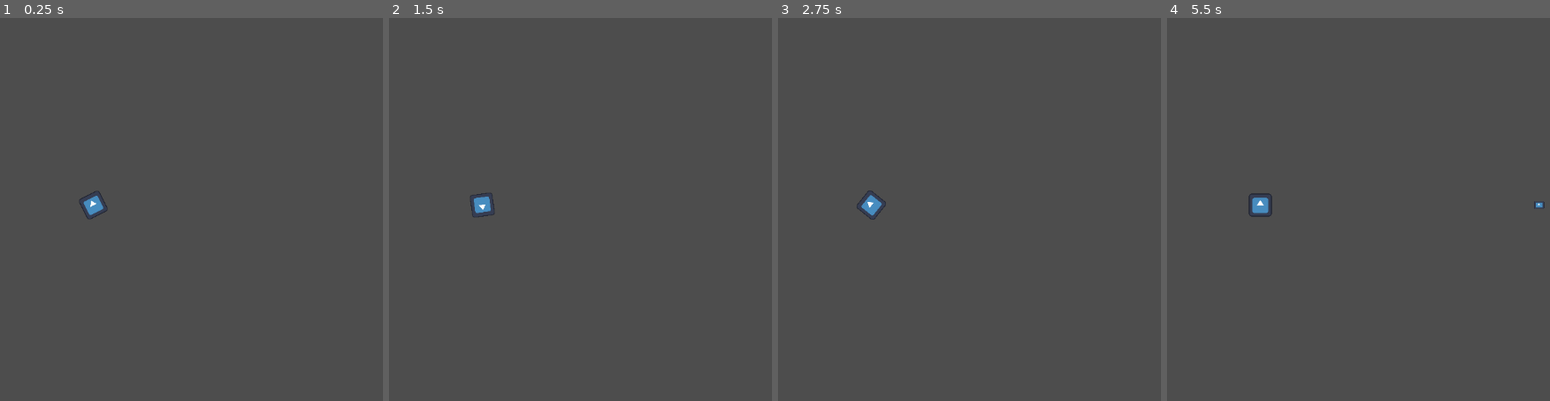
Above: before the commit, frames 1-4 (left to right).
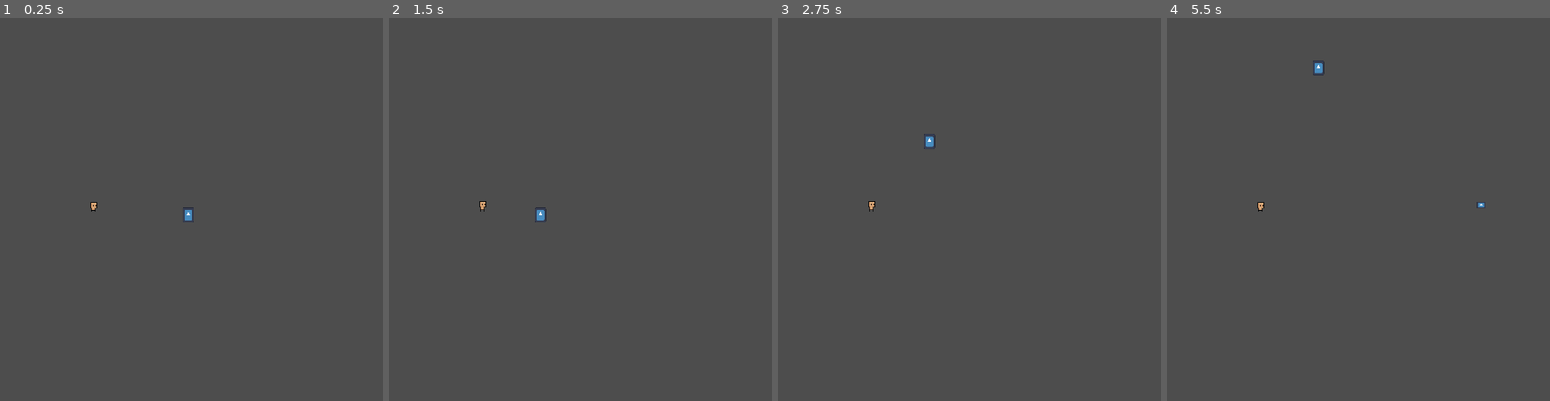
Above: after the commit, the same moments.

Repository: Uhboer/deffusion
Game: Godot game, scene res://scenes/world.tscn
Same seed, same stepped clock (60 frames per second), same inputs: the game is played once before the commit and once after it. The engine's default icon, where the game draws it, is replaced by a stand-in: a white triangle on a blue panel in a dark square.
Inputs (mouse positions are in pixels of both pictures, inside the frame that each line leads up to):
- Up to frame 1 (0.25 s): no input
- Up to frame 2 (1.5 s): tap Enter at 0.5 s; move the mouse to (637, 186) at 0.52 s; tap A (A) at 0.6 s; tap D (D) at 0.8, 1.35 s; tap Space at 1.25 s; move the mouse to (outside the picture) at 1.27 s
- Up to frame 3 (2.75 s): tap S (S) at 1.55, 2.1 s; tap Enter at 2 s; move the mouse to (942, 117) at 2.02 s; click (942, 117) at 2.3 s
- Up to frame 4 (5.5 s): tap Space at 2.75, 4.25 s; move the mouse to (1224, 286) at 2.77 s; click (1224, 286) at 2.85 s; tap A (A) at 3.05, 3.6 s; tap Enter at 3.5 s; move the mouse to (1473, 263) at 3.52 s; tap D (D) at 3.8, 4.35 s; move the mouse to (outside the picture) at 4.27 s; tap S (S) at 4.55, 5.1 s; move the mouse to (1297, 205) at 5.02 s; click (1297, 205) at 5.3 s

The runs differ from the first frame. In frame 1, 0.3% of the frame differs, in the area x 20-51%, y 45-54%; in frame 2, 0.3%; in frame 3, 0.3%; in frame 4, 0.4%, in the area x 21-99%, y 11-52%.

Commit message:
ULTRA UPDATE

Diff:
--- a/project.godot
+++ b/project.godot
@@ -14,6 +14,11 @@
 run/main_scene="res://scenes/world.tscn"
 config/features=PackedStringArray("4.3", "GL Compatibility")
 config/icon="res://icon.svg"
+
+[display]
+
+window/size/viewport_width=1920
+window/size/viewport_height=1080
 
 [input]
 
--- a/scenes/character_body_2d.gd
+++ b/scenes/character_body_2d.gd
@@ -10,24 +10,18 @@
 func _physics_process(delta):
 	get_input()
 
-
 	move_and_slide()
 
 
 func get_input():
-
 	var direction = Input.get_vector("A", "D", "W", "S")
 	if direction:
+		anim.play("Run")
 		velocity = direction * SPEED
 	else:
 		velocity = Vector2(0, 0)
-
-	if Input.is_action_just_pressed("shoot"):
-		shoot()
-
-	look_at(get_global_mouse_position())
-
-func shoot():
-	var b = bullet.instantiate()
-	add_child(b)
-	b.transform = $Node/Marker2D.global_transform
+		anim.play("Idle")
+	if Input.is_action_just_pressed("A"):
+		$AnimatedSprite2D.flip_h = true
+	if Input.is_action_just_pressed("D"):
+		$AnimatedSprite2D.flip_h = false
--- a/scenes/character_body_2d.tscn
+++ b/scenes/character_body_2d.tscn
@@ -1,20 +1,94 @@
-[gd_scene load_steps=6 format=3 uid="uid://dla1hwv3c2ir2"]
+[gd_scene load_steps=17 format=3 uid="uid://dla1hwv3c2ir2"]
 
-[ext_resource type="Texture2D" uid="uid://bqaxo6rta3ou6" path="res://icon.svg" id="1_2ew3p"]
 [ext_resource type="Script" path="res://scenes/character_body_2d.gd" id="1_5cua8"]
 [ext_resource type="PackedScene" uid="uid://ctu1nl0jsblb7" path="res://scenes/bullet.tscn" id="2_qq228"]
+[ext_resource type="Texture2D" uid="uid://d3hsc2pjodfoi" path="res://spritos/Body.png" id="3_smt4e"]
+[ext_resource type="PackedScene" uid="uid://clj7e1gji50kh" path="res://scenes/marker_2d.tscn" id="4_86gkl"]
 
 [sub_resource type="CircleShape2D" id="CircleShape2D_jx8ht"]
+radius = 7.07107
+
+[sub_resource type="AtlasTexture" id="AtlasTexture_n3h4t"]
+atlas = ExtResource("3_smt4e")
+region = Rect2(0, 0, 32, 32)
+
+[sub_resource type="AtlasTexture" id="AtlasTexture_g5qdu"]
+atlas = ExtResource("3_smt4e")
+region = Rect2(32, 0, 32, 32)
+
+[sub_resource type="AtlasTexture" id="AtlasTexture_4655q"]
+atlas = ExtResource("3_smt4e")
+region = Rect2(64, 0, 32, 32)
+
+[sub_resource type="AtlasTexture" id="AtlasTexture_l330k"]
+atlas = ExtResource("3_smt4e")
+region = Rect2(96, 0, 32, 32)
+
+[sub_resource type="AtlasTexture" id="AtlasTexture_c4eqx"]
+atlas = ExtResource("3_smt4e")
+region = Rect2(128, 0, 32, 32)
+
+[sub_resource type="AtlasTexture" id="AtlasTexture_moas4"]
+atlas = ExtResource("3_smt4e")
+region = Rect2(160, 0, 32, 32)
+
+[sub_resource type="AtlasTexture" id="AtlasTexture_uorh8"]
+atlas = ExtResource("3_smt4e")
+region = Rect2(192, 0, 32, 32)
+
+[sub_resource type="AtlasTexture" id="AtlasTexture_frvvx"]
+atlas = ExtResource("3_smt4e")
+region = Rect2(224, 0, 32, 32)
+
+[sub_resource type="AtlasTexture" id="AtlasTexture_x50il"]
+atlas = ExtResource("3_smt4e")
+region = Rect2(256, 0, 32, 32)
+
+[sub_resource type="AtlasTexture" id="AtlasTexture_kvmna"]
+atlas = ExtResource("3_smt4e")
+region = Rect2(288, 0, 32, 32)
 
 [sub_resource type="SpriteFrames" id="SpriteFrames_few0b"]
 animations = [{
 "frames": [{
 "duration": 1.0,
-"texture": ExtResource("1_2ew3p")
+"texture": SubResource("AtlasTexture_n3h4t")
+}, {
+"duration": 1.0,
+"texture": SubResource("AtlasTexture_g5qdu")
+}, {
+"duration": 1.0,
+"texture": SubResource("AtlasTexture_4655q")
+}, {
+"duration": 1.0,
+"texture": SubResource("AtlasTexture_l330k")
 }],
 "loop": true,
 "name": &"Idle",
-"speed": 5.0
+"speed": 8.0
+}, {
+"frames": [{
+"duration": 1.0,
+"texture": SubResource("AtlasTexture_c4eqx")
+}, {
+"duration": 1.0,
+"texture": SubResource("AtlasTexture_moas4")
+}, {
+"duration": 1.0,
+"texture": SubResource("AtlasTexture_uorh8")
+}, {
+"duration": 1.0,
+"texture": SubResource("AtlasTexture_frvvx")
+}, {
+"duration": 1.0,
+"texture": SubResource("AtlasTexture_x50il")
+}, {
+"duration": 1.0,
+"texture": SubResource("AtlasTexture_kvmna")
+}],
+"loop": true,
+"name": &"Run",
+"speed": 14.0
 }]
 
 [node name="CharacterBody2D" type="CharacterBody2D"]
@@ -25,15 +99,13 @@
 shape = SubResource("CircleShape2D_jx8ht")
 
 [node name="AnimatedSprite2D" type="AnimatedSprite2D" parent="."]
-scale = Vector2(0.140625, 0.140625)
+scale = Vector2(0.5, 0.5)
 sprite_frames = SubResource("SpriteFrames_few0b")
-animation = &"Idle"
+animation = &"Run"
 autoplay = "Idle"
-
-[node name="Node" type="Node" parent="."]
-
-[node name="Marker2D" type="Marker2D" parent="Node"]
-position = Vector2(20, 0)
+frame_progress = 0.050729
 
 [node name="Camera2D" type="Camera2D" parent="."]
-zoom = Vector2(2.065, 2.065)
+zoom = Vector2(3, 3)
+
+[node name="Marker2D" parent="." instance=ExtResource("4_86gkl")]
--- /dev/null
+++ b/scenes/marker_2d.gd
@@ -0,0 +1,17 @@
+extends Node2D
+
+@export var bullet : PackedScene
+
+@onready var character = $".."
+
+func _process(delta):
+	look_at(get_global_mouse_position())
+
+	if Input.is_action_just_pressed("shoot"):
+		shoot()
+
+
+func shoot():
+	var b = bullet.instantiate()
+	add_child(b)
+	b.transform = $Node/Marker2D.global_transform
--- /dev/null
+++ b/scenes/marker_2d.tscn
@@ -0,0 +1,12 @@
+[gd_scene load_steps=3 format=3 uid="uid://clj7e1gji50kh"]
+
+[ext_resource type="Script" path="res://scenes/marker_2d.gd" id="1_o1dlb"]
+[ext_resource type="PackedScene" uid="uid://ctu1nl0jsblb7" path="res://scenes/bullet.tscn" id="2_bward"]
+
+[node name="Marker2D" type="Node2D"]
+script = ExtResource("1_o1dlb")
+bullet = ExtResource("2_bward")
+
+[node name="Node" type="Node" parent="."]
+
+[node name="Marker2D" type="Marker2D" parent="Node"]
--- /dev/null
+++ b/scenes/sprite_2d.gd
@@ -0,0 +1,4 @@
+extends Sprite2D
+
+func _process(delta):
+	look_at(get_global_mouse_position())
--- /dev/null
+++ b/scenes/sprite_2d.tscn
@@ -0,0 +1,8 @@
+[gd_scene load_steps=3 format=3 uid="uid://b2ggqsgw1fian"]
+
+[ext_resource type="Texture2D" uid="uid://bqaxo6rta3ou6" path="res://icon.svg" id="1_lrcd2"]
+[ext_resource type="Script" path="res://scenes/sprite_2d.gd" id="2_xcxcf"]
+
+[node name="Sprite2D" type="Sprite2D"]
+texture = ExtResource("1_lrcd2")
+script = ExtResource("2_xcxcf")
--- a/scenes/world.tscn
+++ b/scenes/world.tscn
@@ -1,8 +1,14 @@
-[gd_scene load_steps=2 format=3 uid="uid://0r76ngbqb2rc"]
+[gd_scene load_steps=3 format=3 uid="uid://0r76ngbqb2rc"]
 
 [ext_resource type="PackedScene" uid="uid://dla1hwv3c2ir2" path="res://scenes/character_body_2d.tscn" id="1_wwfsk"]
+[ext_resource type="Texture2D" uid="uid://bqaxo6rta3ou6" path="res://icon.svg" id="2_o43w7"]
 
 [node name="world" type="Node2D"]
 
 [node name="CharacterBody2D" parent="." instance=ExtResource("1_wwfsk")]
 position = Vector2(0, 8)
+
+[node name="Sprite2D" type="Sprite2D" parent="."]
+position = Vector2(86, 17)
+scale = Vector2(0.078125, 0.109375)
+texture = ExtResource("2_o43w7")
Binary file added: spritos/Body.png
Not shown, added: spritos/Body.png.import
Not shown, added: scenes/cha6A38.tmp
Not shown, added: scenes/cha7D53.tmp
